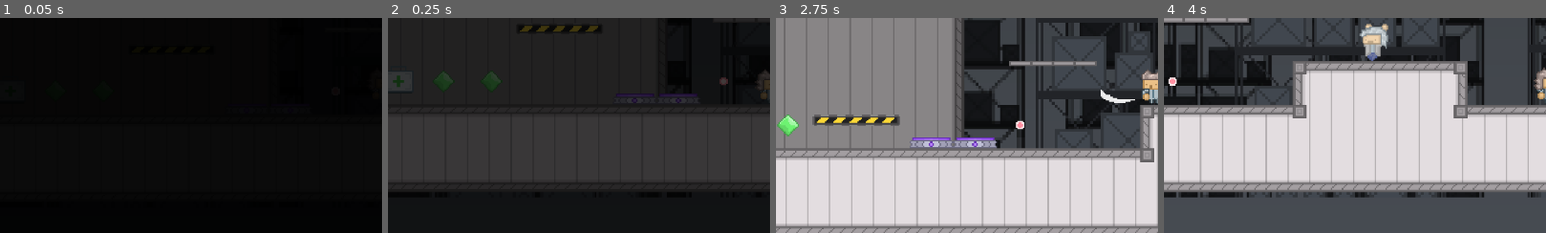
Above: before the commit, frames 1-4 (left to right).
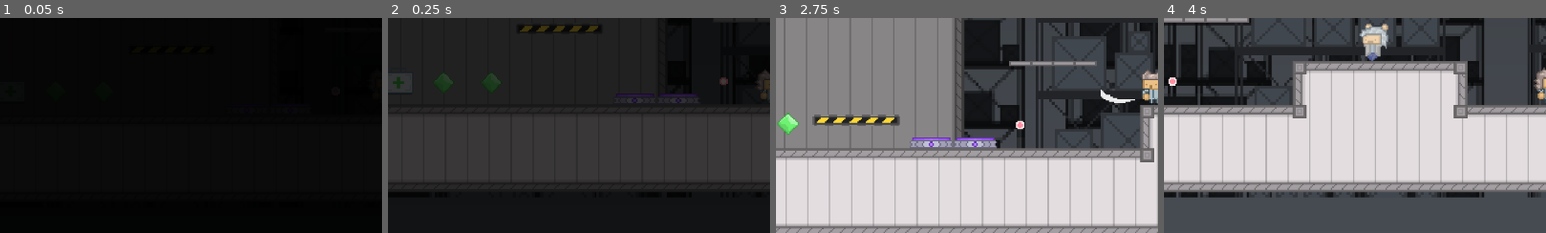
Above: after the commit, the same moments.

Repository: Brian-Magnuson/lab_escape_gd
Game: Godot game, scene res://scenes/level_0.tscn
The game is run twice, just before and just after one commit, with the same random seed, the same clock (stepped at 60 frames per second) and the same inputs.
Inputs (mouse positions are % of the whole screen's width and height, from its top left):
- Up to frame 1 (0.05 s): no input
- Up to frame 2 (0.25 s): no input
- Up to frame 3 (2.75 s): move the mouse to (72, 45) at 0.52 s; press the mouse at (72, 45) at 0.53 s; hold D (move_right) 0.53-2.03 s; tap Space (jump) at 0.77, 1.52 s; move the mouse to (30, 55) at 1.27 s; release the mouse at (30, 55) at 1.28 s; tap E (interact) at 1.35 s; move the mouse to (60, 28) at 2.02 s; press the mouse at (60, 28) at 2.03 s; hold A (move_left) from 2.03 s (still down)
- Up to frame 4 (4 s): move the mouse to (45, 70) at 2.77 s; release A (move_left) at 2.78 s; release the mouse at (45, 70) at 2.78 s; hold D (move_right) from 2.78 s (still down); tap E (interact) at 2.85 s; tap Space (jump) at 3.02, 3.77 s; move the mouse to (80, 65) at 3.52 s; press the mouse at (80, 65) at 3.53 s
The pictures show only the part of the screen within x 0-50%, y 34-84%; the shares and areas given below are measured in that part.

The runs differ from the first frame. In frame 2, less than 0.1% of the frame differs, in the area x 1-28%, y 25-33%; in frame 3, 0.2%, in the area x 0-6%, y 44-56%; in frame 4, nothing differs.

Commit message:
Add script to make items float

Diff:
--- a/scenes/blue_potion.tscn
+++ b/scenes/blue_potion.tscn
@@ -1,6 +1,7 @@
-[gd_scene load_steps=3 format=3 uid="uid://dfw8bn381rsyv"]
+[gd_scene load_steps=4 format=3 uid="uid://dfw8bn381rsyv"]
 
 [ext_resource type="Texture2D" uid="uid://cykkp5u43t7od" path="res://assets/items/CyanPotion.png" id="1_suj72"]
+[ext_resource type="Script" uid="uid://wmfxeqafvu2g" path="res://scripts/floater.gd" id="2_wble0"]
 
 [sub_resource type="RectangleShape2D" id="RectangleShape2D_24kir"]
 
@@ -9,6 +10,7 @@
 [node name="Sprite2D" type="Sprite2D" parent="."]
 texture_filter = 1
 texture = ExtResource("1_suj72")
+script = ExtResource("2_wble0")
 
 [node name="CollisionShape2D" type="CollisionShape2D" parent="."]
 shape = SubResource("RectangleShape2D_24kir")
--- a/scenes/green_gem.tscn
+++ b/scenes/green_gem.tscn
@@ -1,6 +1,7 @@
-[gd_scene load_steps=3 format=3 uid="uid://dqfacodlaacf3"]
+[gd_scene load_steps=4 format=3 uid="uid://dqfacodlaacf3"]
 
 [ext_resource type="Texture2D" uid="uid://bie14qyn2h81f" path="res://assets/items/GreenGem.png" id="1_c8cmd"]
+[ext_resource type="Script" uid="uid://wmfxeqafvu2g" path="res://scripts/floater.gd" id="2_dtnxf"]
 
 [sub_resource type="RectangleShape2D" id="RectangleShape2D_24kir"]
 size = Vector2(16, 16)
@@ -10,6 +11,7 @@
 [node name="Sprite2D" type="Sprite2D" parent="."]
 texture_filter = 1
 texture = ExtResource("1_c8cmd")
+script = ExtResource("2_dtnxf")
 
 [node name="CollisionShape2D" type="CollisionShape2D" parent="."]
 shape = SubResource("RectangleShape2D_24kir")
--- a/scenes/health_kit.tscn
+++ b/scenes/health_kit.tscn
@@ -1,6 +1,7 @@
-[gd_scene load_steps=3 format=3 uid="uid://dmgwvvfkniaqj"]
+[gd_scene load_steps=4 format=3 uid="uid://dmgwvvfkniaqj"]
 
 [ext_resource type="Texture2D" uid="uid://d05xe0r5ce1no" path="res://assets/items/HealthKit.png" id="1_5mirw"]
+[ext_resource type="Script" uid="uid://wmfxeqafvu2g" path="res://scripts/floater.gd" id="2_ilurq"]
 
 [sub_resource type="RectangleShape2D" id="RectangleShape2D_msrgl"]
 size = Vector2(24, 24)
@@ -15,3 +16,4 @@
 texture_filter = 1
 position = Vector2(-1, -1)
 texture = ExtResource("1_5mirw")
+script = ExtResource("2_ilurq")
--- /dev/null
+++ b/scripts/floater.gd
@@ -0,0 +1,12 @@
+extends Node2D
+
+@export var amplitude: float = 1
+@export var frequency: float = 1
+
+var initial_pos: Vector2
+
+func _ready() -> void:
+	initial_pos = position
+
+func _physics_process(_delta: float) -> void:
+	position.y = initial_pos.y + sin(Time.get_ticks_msec() / 1000.0 * TAU * frequency) * amplitude
Not shown, added: scripts/floater.gd.uid
